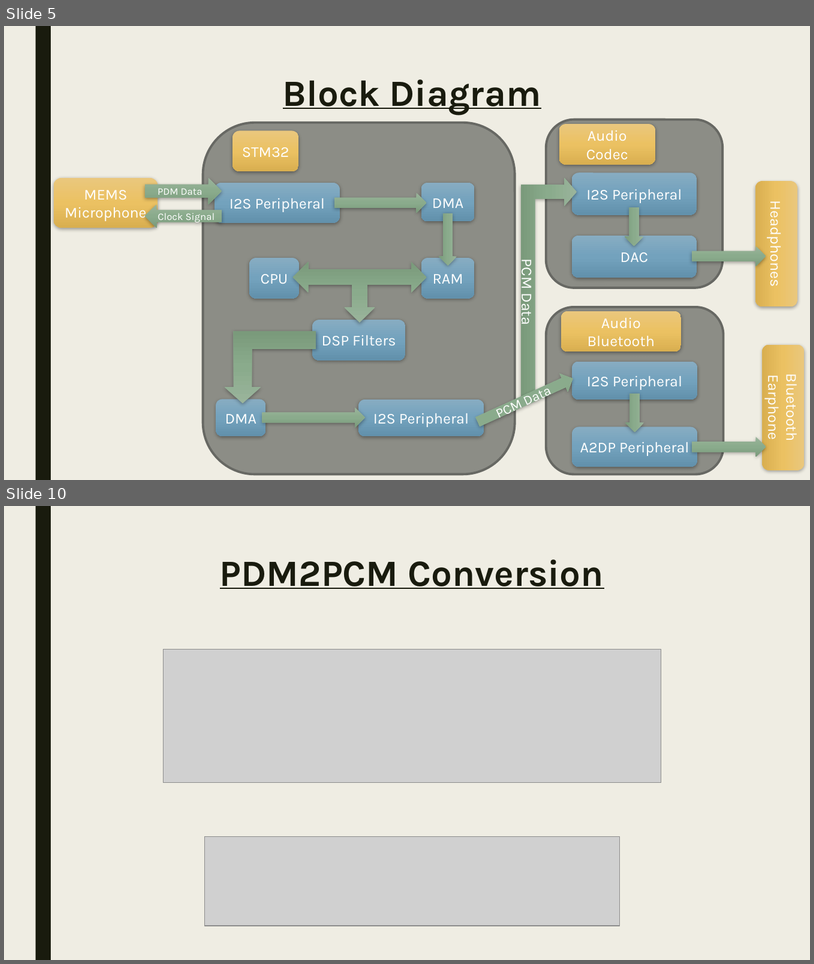
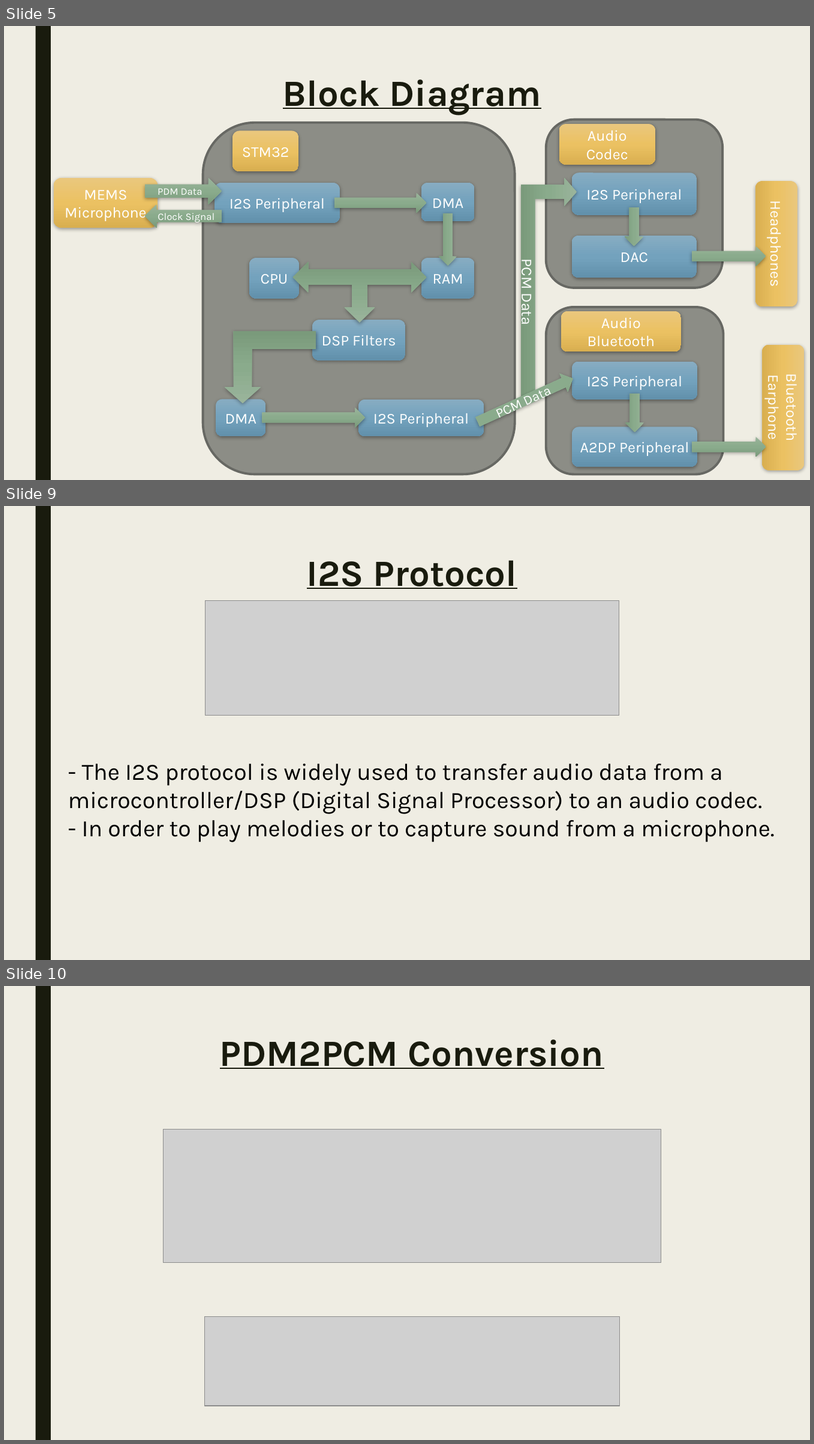
Before and after one commit to hananabilabd/Real-time-STM32-MEMS-MIC-Audio-Playback-DSP, a slide deck: Presentation.pptx. Shown one above the other, each under a label of ours: slides 5 and 10 before the commit, slides 5, 9 and 10 after it; the slides between them are not shown. The pictures are 814x964 and 814x1444 pixels, drawn with LibreOffice and Linux fonts; fonts in the diff are those of the drawing; grey boxes stand for pictures. Boxes give left, top, right and bottom in pixels: in the first picture for what was removed or moved away, otherwise in the second. Text is boxed around its words. In the diff, an @@ line names an element or a change of style, - is before the commit and + after.

```diff
--- a/Presentation.pptx
+++ b/Presentation.pptx
@@ slide 9 added at (4,506,810,960), background #EFEDE3; not listed: 1 template element that a slide beside it also shows @@
@@ title added at (307,560,517,589), 44 pt, text #191B0E, bold, underline @@
+I2S Protocol
@@ picture added at (206,600,619,715) @@
@@ text added at (68,763,775,842), 28 pt, text #000000 @@
+- The I2S protocol is widely used to transfer audio data from a microcontroller/DSP (Digital Signal Processor) to an audio codec.
+- In order to play melodies or to capture sound from a microphone.
```
Also in this commit, not shown: 3 slides changed, 6 other slides added, 4 slides removed, 1 other file.
